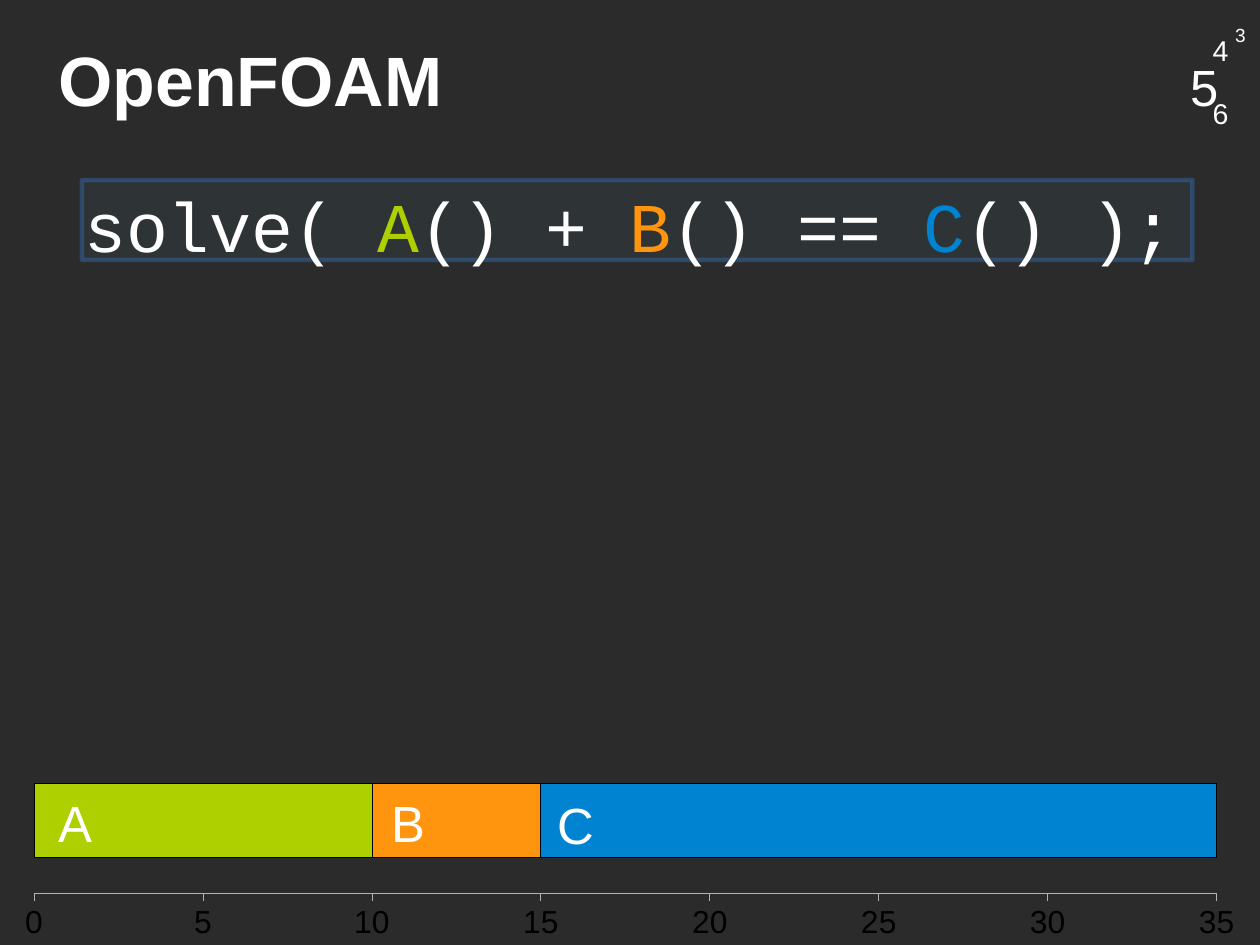
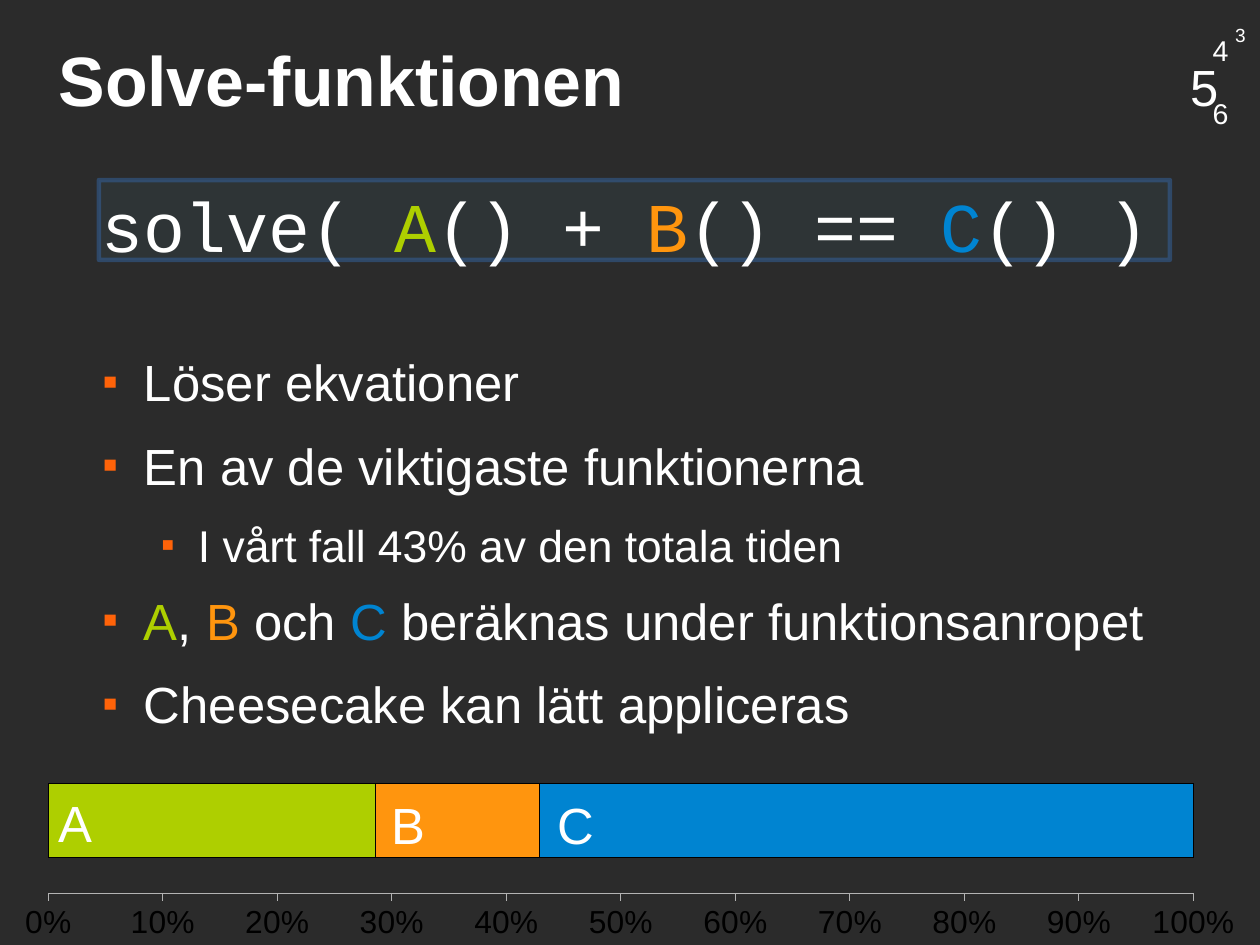
Before and after one commit to saifthe1/openfoam-openmp, a slide deck: slide 14 of presentation/pres.odp (slide 13 before the commit). Drawn at 1260x945 pixels with LibreOffice and Linux fonts; fonts in the diff are those of the drawing; background and template pictures are left out; a plain dark background stands for a picture behind light text. Boxes give left, top, right and bottom in pixels: in the first picture for what was removed or moved away, otherwise in the second. Text is boxed around its words. In the diff, an @@ line names an element or a change of style, - is before the commit and + after.

```diff
--- a/presentation/pres.odp
+++ b/presentation/pres.odp
@@ title at box(59, 55, 625, 107): text changed @@
-OpenFOAM
+Solve-funktionen
@@ text "solve( A() + B() == ...": place and size @@
-text "solve( A() + B() == ..." at box(82, 180, 1194, 271)
+text "solve( A() + B() == ..." at box(99, 180, 1171, 271)
@@ text at box(101, 201, 1066, 267): text changed @@
-solve( A() + B() == C() );
+solve( A() + B() == C() )
@@ text added at box(144, 364, 1143, 734), 32 pt, text #FFFFFF @@
+■ Löser ekvationer
+■ En av de viktigaste funktionerna
+  ■ I vårt fall 43% av den totala tiden
+■ A, B och C beräknas under funktionsanropet
+■ Cheesecake kan lätt appliceras
@@ bar stacked chart at box(0, 743, 1260, 945) @@
@@ bar stacked chart to bar stacked 100% chart @@
@@ Series 1, 1: 10 to 29 @@
@@ Series 2, 1: 5 to 14 @@
@@ Series 3, 1: 20 to 57 @@
@@ value axis changed @@
```
Also in this commit, not shown: 1 other slide changed, 2 slides added.
